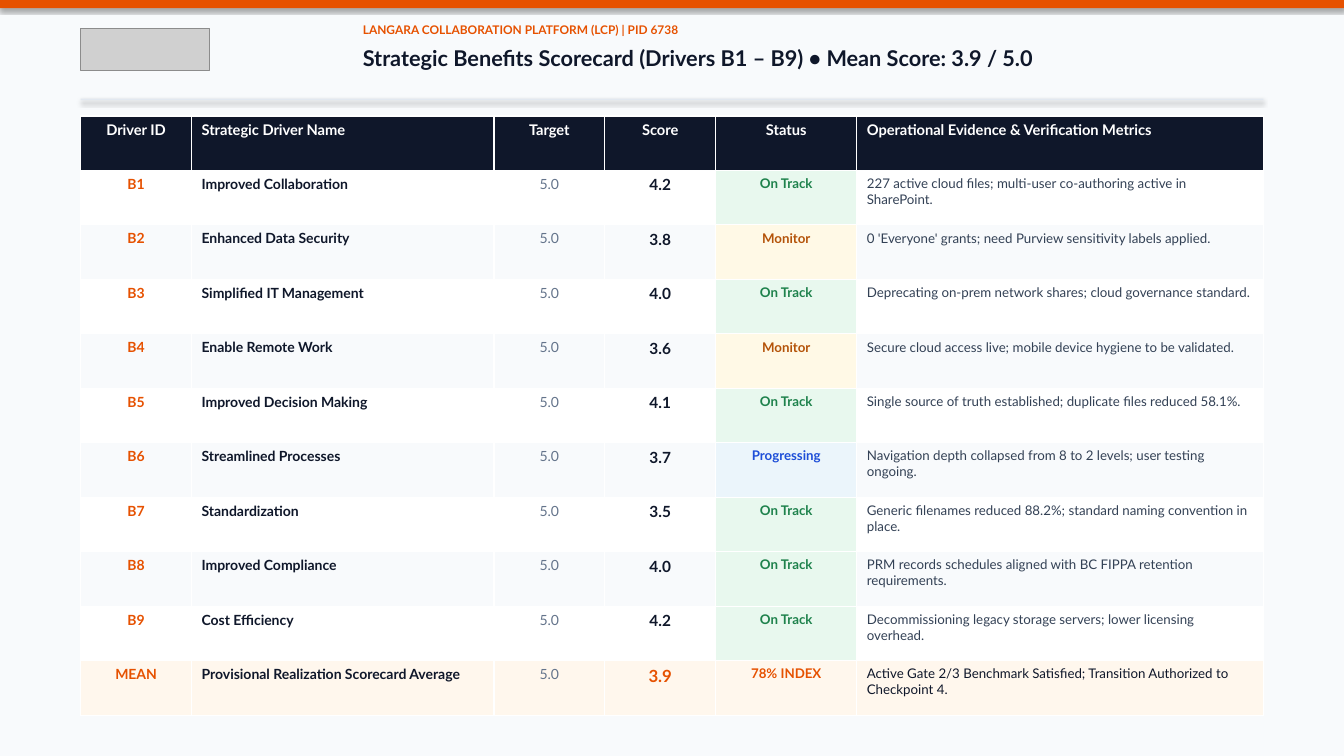
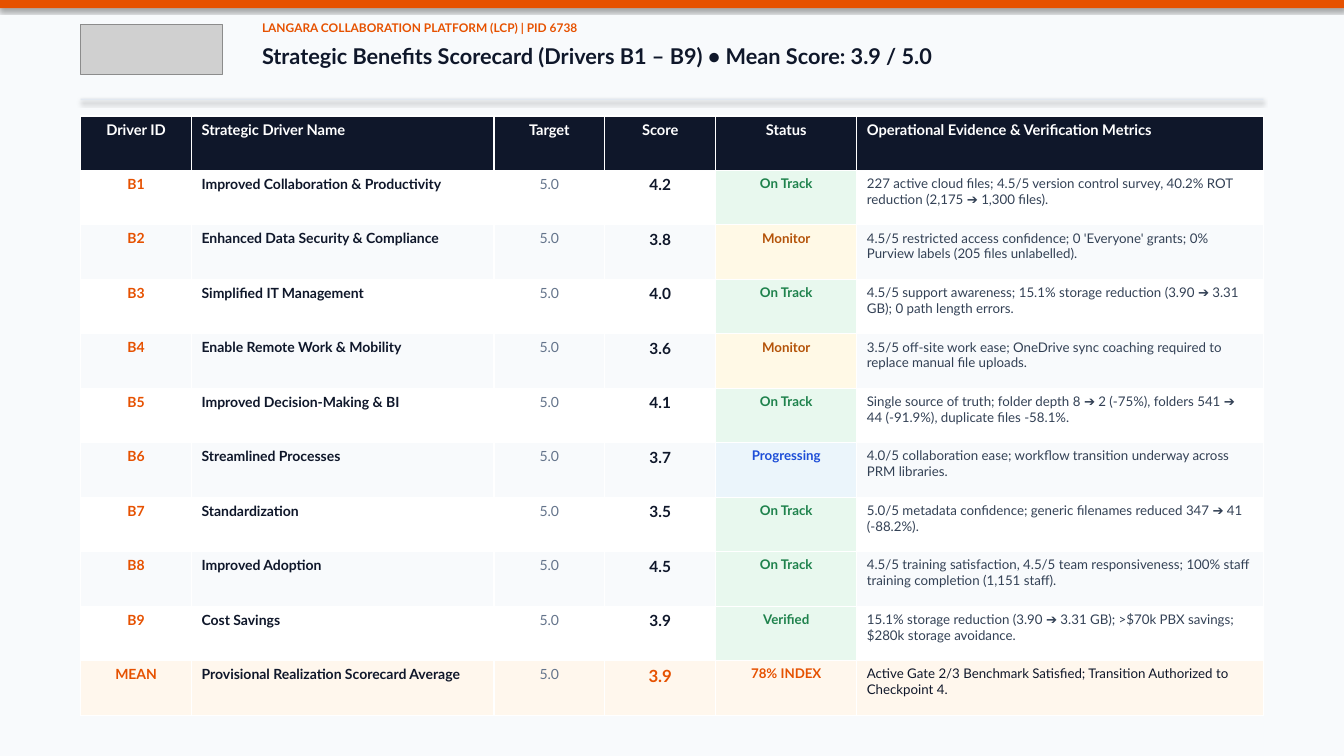
Before and after one commit to D2D99/talent-by-design, a slide deck: slide 3 of public/Langara_PRM_Executive_Scorecard.pptx. Drawn at 1344x756 pixels with LibreOffice and Linux fonts; fonts in the diff are those of the drawing; grey boxes stand for pictures. Boxes give left, top, right and bottom in pixels: in the first picture for what was removed or moved away, otherwise in the second. Text is boxed around its words. In the diff, an @@ line names an element or a change of style, - is before the commit and + after.

```diff
--- a/public/Langara_PRM_Executive_Scorecard.pptx
+++ b/public/Langara_PRM_Executive_Scorecard.pptx
@@ picture resized from (x1=81, y1=28, x2=210, y2=71) to (x1=81, y1=24, x2=223, y2=75) @@
@@ text "LANGARA COLLABORATION PLATFORM (LCP) | ..." moved from (x1=363, y1=25, x2=679, y2=36) to (x1=262, y1=23, x2=578, y2=34) @@
@@ text "Strategic Benefits Scorecard (Drivers B1 ..." moved from (x1=363, y1=49, x2=1032, y2=70) to (x1=262, y1=47, x2=932, y2=68) @@
@@ table at (x1=81, y1=116, x2=1263, y2=716) @@
-row 2, column 2: Improved Collaboration
+row 2, column 2: Improved Collaboration & Productivity
-row 2, column 6: 227 active cloud files; multi-user co-authoring active in SharePoint.
+row 2, column 6: 227 active cloud files; 4.5/5 version control survey, 40.2% ROT reduction (2,175 ➔ 1,300 files).
-row 3, column 2: Enhanced Data Security
+row 3, column 2: Enhanced Data Security & Compliance
-row 3, column 6: 0 'Everyone' grants; need Purview sensitivity labels applied.
+row 3, column 6: 4.5/5 restricted access confidence; 0 'Everyone' grants; 0% Purview labels (205 files unlabelled).
-row 4, column 6: Deprecating on-prem network shares; cloud governance standard.
+row 4, column 6: 4.5/5 support awareness; 15.1% storage reduction (3.90 ➔ 3.31 GB); 0 path length errors.
-row 5, column 2: Enable Remote Work
+row 5, column 2: Enable Remote Work & Mobility
-row 5, column 6: Secure cloud access live; mobile device hygiene to be validated.
+row 5, column 6: 3.5/5 off-site work ease; OneDrive sync coaching required to replace manual file uploads.
-row 6, column 2: Improved Decision Making
+row 6, column 2: Improved Decision-Making & BI
-row 6, column 6: Single source of truth established; duplicate files reduced 58.1%.
+row 6, column 6: Single source of truth; folder depth 8 ➔ 2 (-75%), folders 541 ➔ 44 (-91.9%), duplicate files -58.1%.
-row 7, column 6: Navigation depth collapsed from 8 to 2 levels; user testing ongoing.
+row 7, column 6: 4.0/5 collaboration ease; workflow transition underway across PRM libraries.
-row 8, column 6: Generic filenames reduced 88.2%; standard naming convention in place.
+row 8, column 6: 5.0/5 metadata confidence; generic filenames reduced 347 ➔ 41 (-88.2%).
-row 9: B8 | Improved Compliance | 5.0 | 4.0 | On Track | PRM records schedules aligned with BC FIPPA retention requirements.
+row 9: B8 | Improved Adoption | 5.0 | 4.5 | On Track | 4.5/5 training satisfaction, 4.5/5 team responsiveness; 100% staff training completion (1,151 staff).
-row 10: B9 | Cost Efficiency | 5.0 | 4.2 | On Track | Decommissioning legacy storage servers; lower licensing overhead.
+row 10: B9 | Cost Savings | 5.0 | 3.9 | Verified | 15.1% storage reduction (3.90 ➔ 3.31 GB); >$70k PBX savings; $280k storage avoidance.
```
Also in this commit, not shown: 5 other slides changed, 5 other files.
